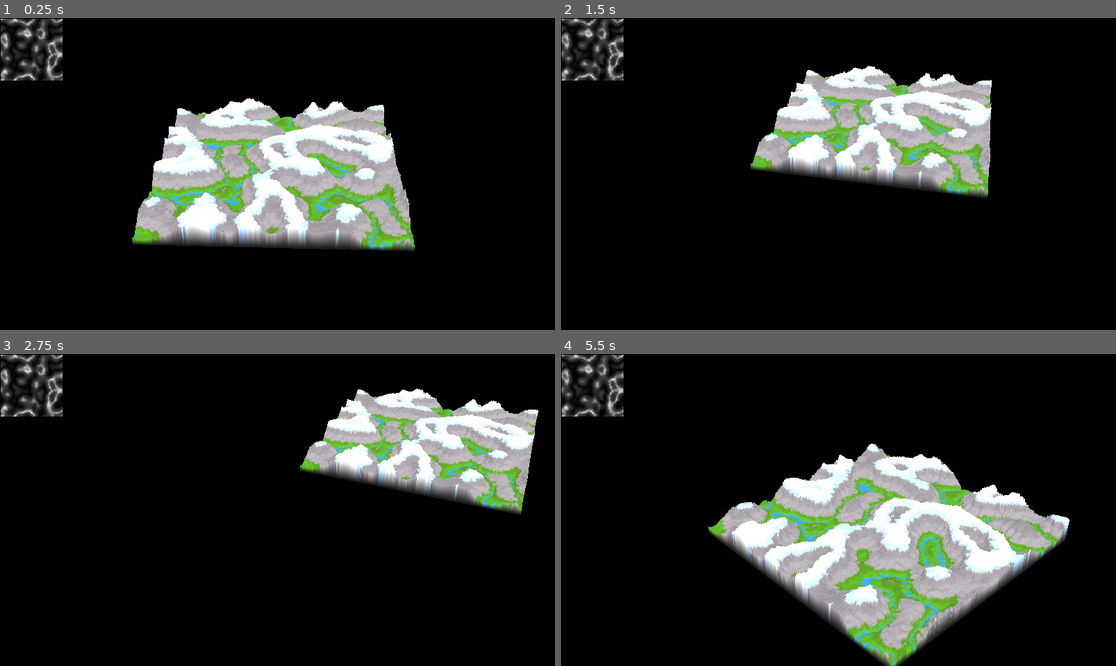
Above: before the commit, frames 1-4 (two rows, left to right).
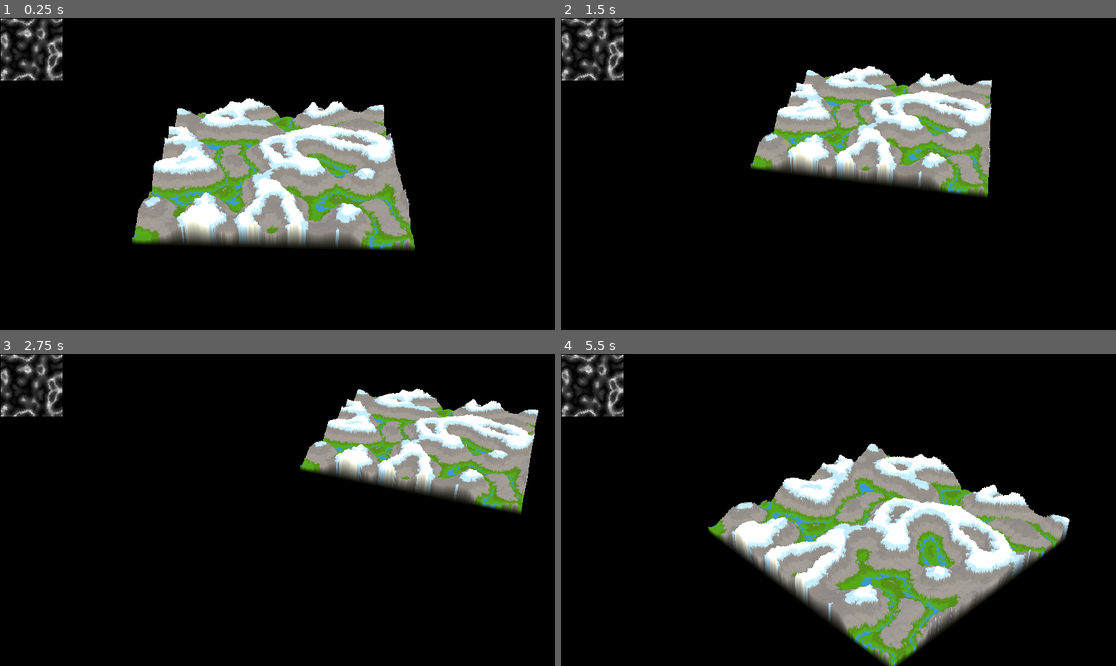
Above: after the commit, the same moments.

Repository: j7ysan/GodotTerrainMap
Game: Godot game, scene res://world.tscn
The game is run twice, just before and just after one commit, with the same random seed, the same clock (stepped at 60 frames per second) and the same inputs.
Inputs (mouse positions are in pixels of both pictures, inside the frame that each line leads up to):
- Up to frame 1 (0.25 s): no input
- Up to frame 2 (1.5 s): move the mouse to (960, 158) at 0.52 s; hold D (right) 0.53-1.28 s; click (960, 158) at 0.67 s; move the mouse to (727, 189) at 1.27 s; hold S (down) from 1.28 s (still down)
- Up to frame 3 (2.75 s): move the mouse to (333, 441) at 2.02 s; release S (down) at 2.03 s; hold D (right) from 2.03 s (still down)
- Up to frame 4 (5.5 s): move the mouse to (810, 572) at 2.77 s; release D (right) at 2.78 s; hold W (up) 2.78-3.53 s; click (810, 572) at 2.92 s; move the mouse to (1005, 556) at 3.52 s; hold A (left) 3.53-5.03 s; move the mouse to (672, 463) at 4.27 s; move the mouse to (866, 510) at 5.02 s; hold S (down) from 5.03 s (still down); click (866, 510) at 5.17 s

The runs differ from the first frame. In frame 1, 14% of the frame differs, in the area x 23-75%, y 27-75%; in frame 2, 9.6%; in frame 3, 7.8%; in frame 4, 17%, in the area x 26-92%, y 28-100%.

Commit message:
Updating ReadME file
Updating it based off recent changes

Diff:
--- a/world.tscn
+++ b/world.tscn
@@ -64,6 +64,12 @@
 script = ExtResource("2_fj7yv")
 
 [node name="DirectionalLight3D" type="DirectionalLight3D" parent="Marker3D/Camera3D"]
+transform = Transform3D(1, 0, 0, 0, 1, 0, 0, 0, 1, 0, 10, 0)
+light_color = Color(0.9254902, 0.9254902, 0.5176471, 1)
+light_energy = 0.42
+light_volumetric_fog_energy = 1.77
+directional_shadow_mode = 1
+directional_shadow_blend_splits = true
 
 [node name="WorldEnvironment" type="WorldEnvironment" parent="."]
 environment = SubResource("Environment_fj7yv")
Not shown, changed: README.md
